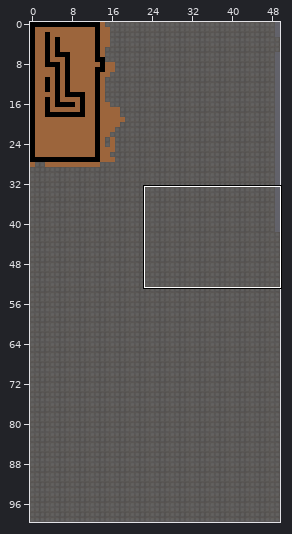
Tiled map: res/d4.tmx. The picture above shows the old version from afar; the outline marks the close-up.
Close-up. Before:
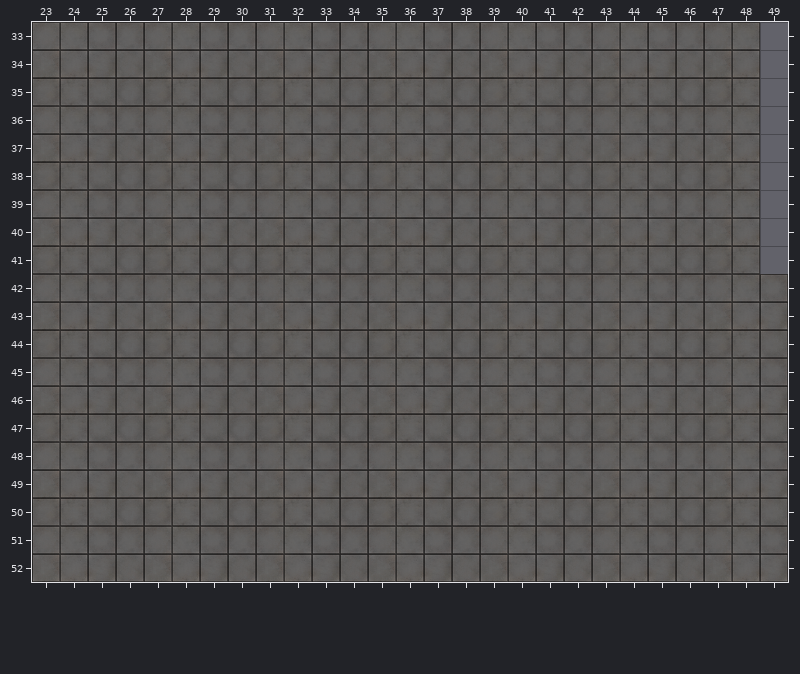
Cells are 64x64 px. Shown: x 23..49, y 33..52. The commit also changed other parts of the map, which this record leaves out.
Now the later version:
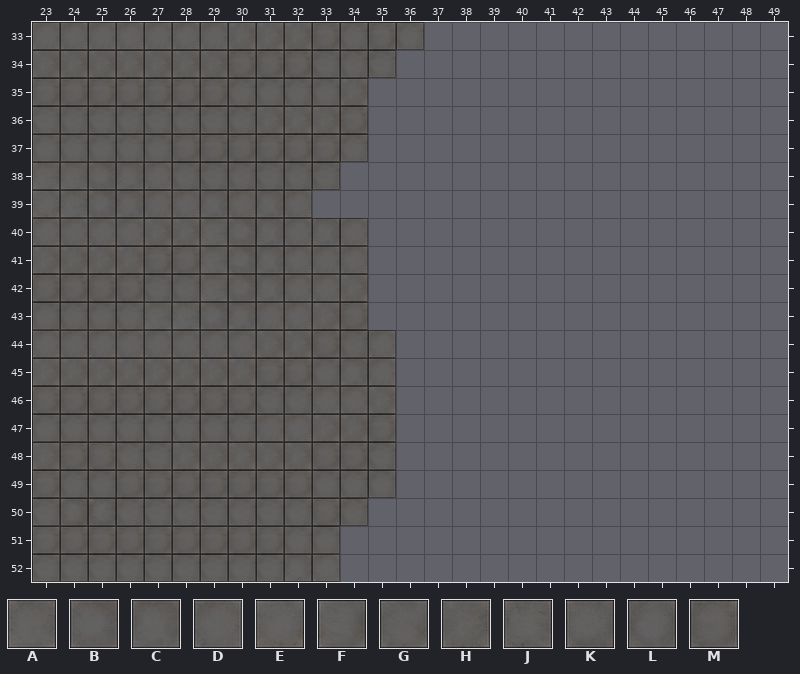
Key: from "tile_1": A 0, B 1, C 2, D 3, E 4, F 5, G 6, H 7, J 8, K 9, L 10, M 11.
_ is an empty cell.
Change:
Layer "floor":
The author cleared tile A in row 33 at x 40, 44 and 48; in row 36 at x 36, 40, 44 and 48; in row 39 at x 36, 40, 44 and 48; in row 42 at x 36, 40, 44 and 48; in row 45 at x 36, 40, 44 and 48; in row 48 at x 36, 40, 44 and 48.
The author cleared tile A in row 51 at x 36, 40, 44 and 48.
The author cleared tile B in row 33 at x 37, 41 and 45; in row 36 at x 37, 41 and 45; in row 39 at x 33, 37, 41 and 45; in row 42 at x 37, 41, 45 and 49; in row 45 at x 37, 41, 45 and 49; in row 48 at x 37, 41, 45 and 49.
The author cleared tile B in row 51 at x 37, 41, 45 and 49.
The author cleared tile C in row 33 at x 38, 42 and 46; in row 36 at x 38, 42 and 46; in row 39 at x 34, 38, 42 and 46; in row 42 at x 38, 42 and 46; in row 45 at x 38, 42 and 46; in row 48 at x 38, 42 and 46.
The author cleared tile C in row 51 at x 34, 38, 42 and 46.
The author cleared tile D in row 33 at x 39, 43 and 47; in row 36 at x 35, 39, 43 and 47; in row 39 at x 35, 39, 43 and 47; in row 42 at x 35, 39, 43 and 47; in row 45 at x 39, 43 and 47; in row 48 at x 39, 43 and 47.
The author cleared tile D in row 51 at x 35, 39, 43 and 47.
The author cleared tile E in row 34 at x 36, 40, 44 and 48; in row 37 at x 36, 40, 44 and 48; in row 40 at x 36, 40, 44 and 48; in row 43 at x 36, 40, 44 and 48; in row 46 at x 36, 40, 44 and 48; in row 49 at x 36, 40, 44 and 48.
The author cleared tile E in row 52 at x 36, 40, 44 and 48.
The author cleared tile F in row 34 at x 37, 41 and 45; in row 37 at x 37, 41 and 45; in row 40 at x 37, 41 and 45; in row 43 at x 37, 41, 45 and 49; in row 46 at x 37, 41, 45 and 49; in row 49 at x 37, 41, 45 and 49.
The author cleared tile F in row 52 at x 37, 41, 45 and 49.
The author cleared tile G in row 34 at x 38, 42 and 46; in row 37 at x 38, 42 and 46; in row 40 at x 38, 42 and 46; in row 43 at x 38, 42 and 46; in row 46 at x 38, 42 and 46; in row 49 at x 38, 42 and 46.
The author cleared tile G in row 52 at x 34, 38, 42 and 46.
The author cleared tile H in row 34 at x 39, 43 and 47; in row 37 at x 35, 39, 43 and 47; in row 40 at x 35, 39, 43 and 47; in row 43 at x 35, 39, 43 and 47; in row 46 at x 39, 43 and 47; in row 49 at x 39, 43 and 47.
The author cleared tile H in row 52 at x 35, 39, 43 and 47.
The author cleared tile J in row 35 at x 36, 40, 44 and 48; in row 38 at x 36, 40, 44 and 48; in row 41 at x 36, 40, 44 and 48; in row 44 at x 36, 40, 44 and 48; in row 47 at x 36, 40, 44 and 48; in row 50 at x 36, 40, 44 and 48.
The author cleared tile K in row 35 at x 37, 41 and 45; in row 38 at x 37, 41 and 45; in row 41 at x 37, 41 and 45; in row 44 at x 37, 41, 45 and 49; in row 47 at x 37, 41, 45 and 49; in row 50 at x 37, 41, 45 and 49.
The author cleared tile L in row 35 at x 38, 42 and 46; in row 38 at x 34, 38, 42 and 46; in row 41 at x 38, 42 and 46; in row 44 at x 38, 42 and 46; in row 47 at x 38, 42 and 46; in row 50 at x 38, 42 and 46.
The author cleared tile M in row 35 at x 35, 39, 43 and 47; in row 38 at x 35, 39, 43 and 47; in row 41 at x 35, 39, 43 and 47; in row 44 at x 39, 43 and 47; in row 47 at x 39, 43 and 47; in row 50 at x 35, 39, 43 and 47.
